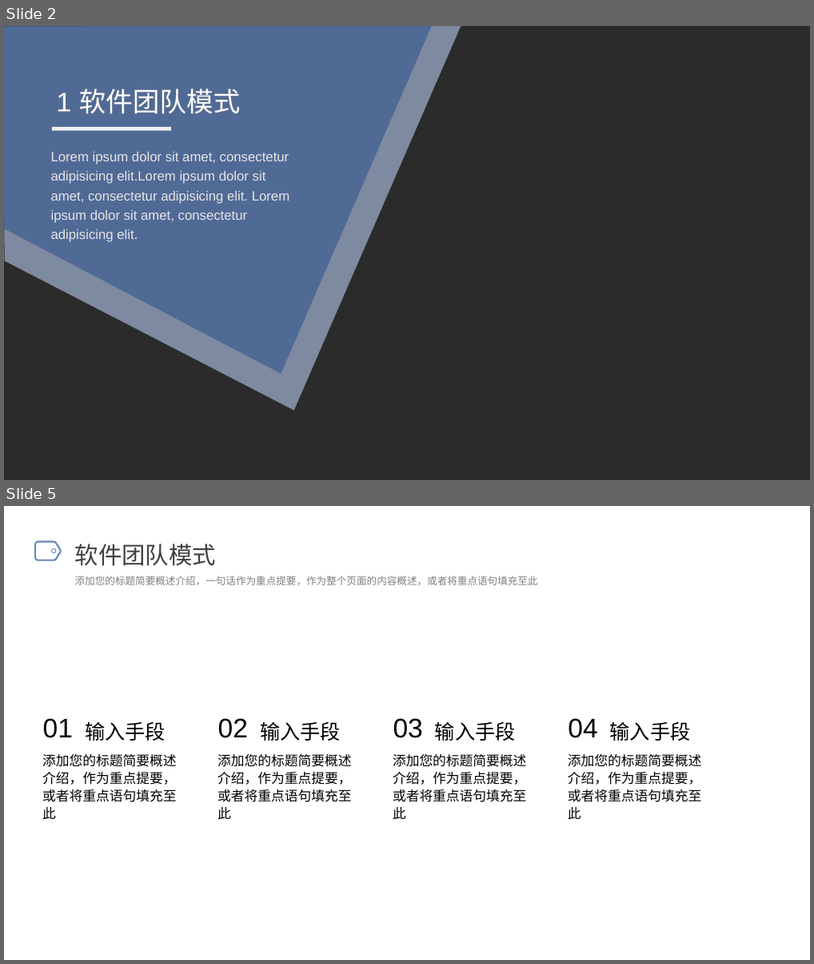
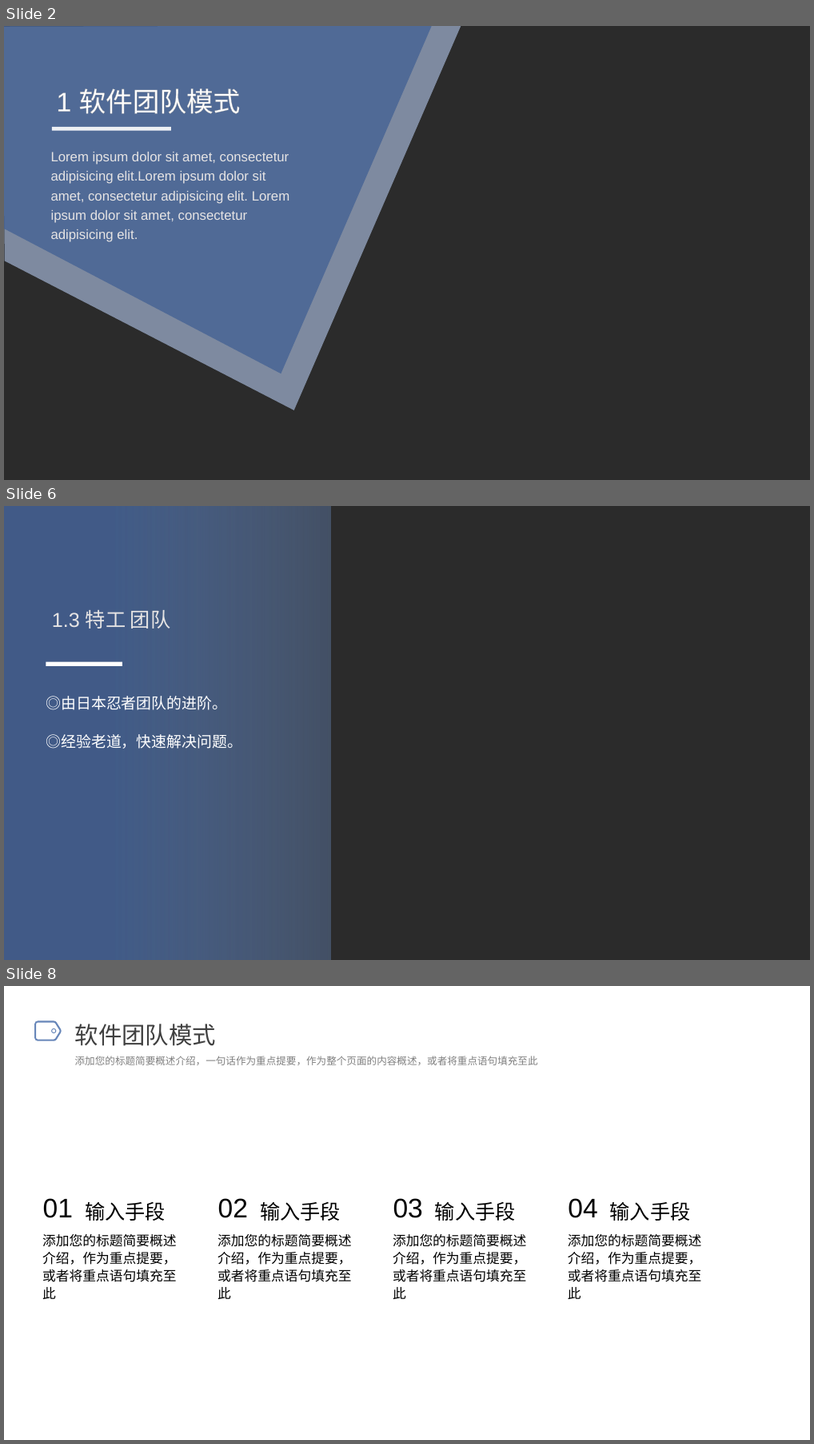
Before and after one commit to OneSilverBullet/SoftwareEngineering, a slide deck: PPT/团队与流程.pptx. Shown one above the other, each under a label of ours: slides 2 and 5 before the commit, slides 2, 6 and 8 after it; the slides between them are not shown. The pictures are 814x964 and 814x1444 pixels, drawn with LibreOffice and Linux fonts; fonts in the diff are those of the drawing; background and template pictures are left out; a plain dark background stands for a picture behind light text. Boxes give left, top, right and bottom in pixels: in the first picture for what was removed or moved away, otherwise in the second. Text is boxed around its words. In the diff, an @@ line names an element or a change of style, - is before the commit and + after.

```diff
--- a/PPT/团队与流程.pptx
+++ b/PPT/团队与流程.pptx
@@ slide 6 added at <box>4,506,810,960</box>, background picture (left out) @@
@@ rectangle added at <box>4,506,330,960</box>, fill gradient #446294 to #6786B9 @@
@@ text added at <box>52,610,170,628</box>, 24 pt, text #E6E4E4 @@
+1.3 特工 团队
@@ rectangle added at <box>46,661,122,666</box>, fill #FFFFFF @@
@@ text added at <box>46,696,242,748</box>, 18 pt, text #FFFFFF @@
+◎由日本忍者团队的进阶。
+◎经验老道，快速解决问题。
@@ what was slide 5 is now slide 8 @@
```
Also in this commit, not shown: 1 slide changed, 3 other slides added, 2 slides removed, 6 other files.
